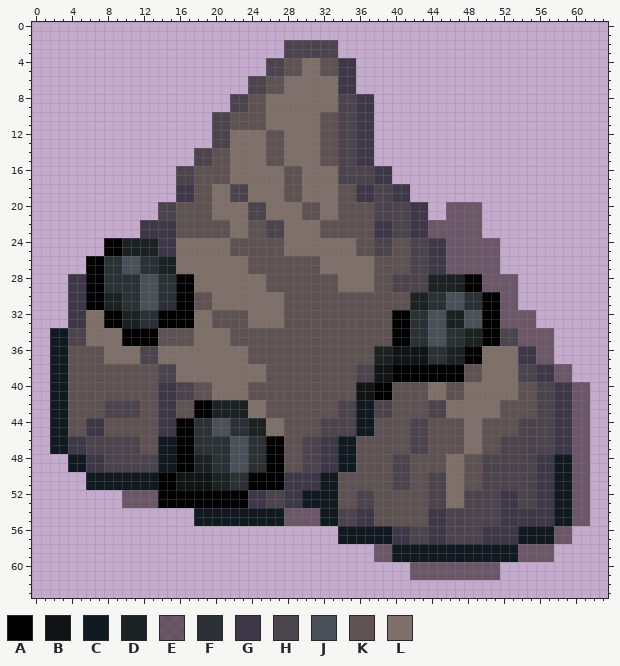
Two states of a pixel-art sprite, assets/items/coal_ore.png. Above, as it was before the edit.
The file is 64x64 pixels.
Palette (. is transparent): A #000000  B #101414  C #101820  D #1c2222  E #2f202599  F #2a3034  G #3d3748  H #4b444c  J #4a5057  K #5e5252  L #7e7068
Pixels before (only the part around the change), first column x 0:
 0 ................................................................
 1 ................................................................
 2 ............................HHHHHH..............................
 3 ............................HHHHHH..............................
 4 ..........................HHKKLLKKGG............................
 5 ..........................HHKKLLKKGG............................
 6 ........................HHKKLLLLLLGG............................
 7 ........................HHKKLLLLLLGG............................
 8 ......................HHKKLLLLLLLLHHGG..........................
 9 ......................HHKKLLLLLLLLHHGG..........................
10 ....................HHKKKKLLLLLLKKHHGG..........................
11 ....................HHKKKKLLLLLLKKHHGG..........................
12 ....................HHLLLLKKLLLLKKHHGG..........................
13 ....................HHLLLLKKLLLLKKHHGG..........................
14 ..................HHKKLLLLKKLLLLKKHHGG..........................
15 ..................HHKKLLLLKKLLLLKKHHGG..........................
16 ................HHKKKKLLLLLLKKLLLLHHHHGG........................
17 ................HHKKKKLLLLLLKKLLLLHHHHGG........................
18 ................GGKKLLHHLLLLKKLLLLKKGGHHGG......................
19 ................GGKKLLHHLLLLKKLLLLKKGGHHGG......................
20 ..............HHKKKKLLLLHHLLLLKKLLKKKKHHHHGG..EEEE..............
21 ..............HHKKKKLLLLHHLLLLKKLLKKKKHHHHGG..EEEE..............
22 ............GGGGKKKKKKLLKKHHLLLLKKKKKKGGHHGGEEEEEE..............
23 ............GGGGKKKKKKLLKKHHLLLLKKKKKKGGHHGGEEEEEE..............
24 ........AADDDDGGLLLLLLKKKKKKLLLLLLLLKKHHKKHHGGEEEEEE............
25 ........AADDDDGGLLLLLLKKKKKKLLLLLLLLKKHHKKHHGGEEEEEE............
26 ......AAFFJJFFDDLLLLLLLLKKKKKKKKLLLLLLKKKKHHGGEEEEEE............
27 ......AAFFJJFFDDLLLLLLLLKKKKKKKKLLLLLLKKKKHHGGEEEEEE............
28 ....GGAAFFFFJJFFAALLLLLLLLKKKKKKKKLLLLKKHHHHDDDDAAEEEE..........
29 ....GGAAFFFFJJFFAALLLLLLLLKKKKKKKKLLLLKKHHHHDDDDAAEEEE..........
30 ....GGAADDFFJJFFAAKKLLLLLLLLKKKKKKKKKKKKKKDDFFJJFFAAEE..........
31 ....GGAADDFFJJFFAAKKLLLLLLLLKKKKKKKKKKKKKKDDFFJJFFAAEE..........
32 ....GGLLAADDFFAAAALLKKKKLLLLKKKKKKKKKKKKAAFFJJDDJJAAEEEE........
33 ....GGLLAADDFFAAAALLKKKKLLLLKKKKKKKKKKKKAAFFJJDDJJAAEEEE........
34 ..CCHHLLLLAAAAKKKKLLLLKKKKKKKKKKKKKKKKKKAAFFJJFFDDAAHHEEEE......
35 ..CCHHLLLLAAAAKKKKLLLLKKKKKKKKKKKKKKKKKKAAFFJJFFDDAAHHEEEE......
36 ..CCKKKKLLLLHHLLLLLLLLLLKKKKKKKKKKKKKKDDBBBBFFDDAALLLLGGEE......
37 ..CCKKKKLLLLHHLLLLLLLLLLKKKKKKKKKKKKKKDDBBBBFFDDAALLLLGGEE......
38 ..CCKKKKKKKKKKHHLLLLLLLLLLKKKKKKKKKKHHBBAAAAAAAAKKLLLLHHGGEE....
39 ..CCKKKKKKKKKKHHLLLLLLLLLLKKKKKKKKKKHHBBAAAAAAAAKKLLLLHHGGEE....
40 ..CCKKKKKKKKKKGGHHKKLLLLKKKKKKKKKKKKBBAAKKKKLLKKLLLLLLKKHHGGEE..
41 ..CCKKKKKKKKKKGGHHKKLLLLKKKKKKKKKKKKBBAAKKKKLLKKLLLLLLKKHHGGEE..
42 ..CCKKKKHHHHKKGGKKAADDDDLLKKKKKKKKHHCCHHKKKKHHLLLLLLKKKKHHGGEE..
43 ..CCKKKKHHHHKKGGKKAADDDDLLKKKKKKKKHHCCHHKKKKHHLLLLLLKKKKHHGGEE..
44 ..CCKKGGKKKKKKGGAAFFJJFFDDLLKKKKHHHHCCKKKKHHKKKKLLKKKKHHHHGGEE..
45 ..CCKKGGKKKKKKGGAAFFJJFFDDLLKKKKHHHHCCKKKKHHKKKKLLKKKKHHHHGGEE..
46 ..CCGGHHHHHHKKCCAAFFFFJJFFAAKKHHGGCCKKKKKKHHKKKKLLKKHHHHHHGGEE..
47 ..CCGGHHHHHHKKCCAAFFFFJJFFAAKKHHGGCCKKKKKKHHKKKKLLKKHHHHHHGGEE..
48 ....CCGGHHHHHHCCAADDFFJJFFAAKKHHGGCCKKKKHHKKKKLLKKHHHHHHGGCCEE..
49 ....CCGGHHHHHHCCAADDFFJJFFAAKKHHGGCCKKKKHHKKKKLLKKHHHHHHGGCCEE..
50 ......CCCCCCCCAABBBBDDFFAAAAGGGGCCKKKKKKHHKKHHLLKKHHHHHHGGCCEE..
51 ......CCCCCCCCAABBBBDDFFAAAAGGGGCCKKKKKKHHKKHHLLKKHHHHHHGGCCEE..
52 ..........EEEEAAAAAAAAAAGGHHGGCCCCKKHHKKKKKKHHLLHHHHGGHHGGCCEE..
53 ..........EEEEAAAAAAAAAAGGHHGGCCCCKKHHKKKKKKHHLLHHHHGGHHGGCCEE..
54 ..................CCCCCCCCCCEEEECCHHGGKKKKKKGGHHHHHHGGGGGGCCEE..
55 ..................CCCCCCCCCCEEEECCHHGGKKKKKKGGHHHHHHGGGGGGCCEE..
56 ..................................CCCCCCGGHHGGHHHHGGGGCCCCEE....
57 ..................................CCCCCCGGHHGGHHHHGGGGCCCCEE....
58 ......................................EECCCCCCCCCCCCCCEEEE......
59 ......................................EECCCCCCCCCCCCCCEEEE......
60 ..........................................EEEEEEEEEE............
61 ..........................................EEEEEEEEEE............
62 ................................................................
63 ................................................................
Once edited:
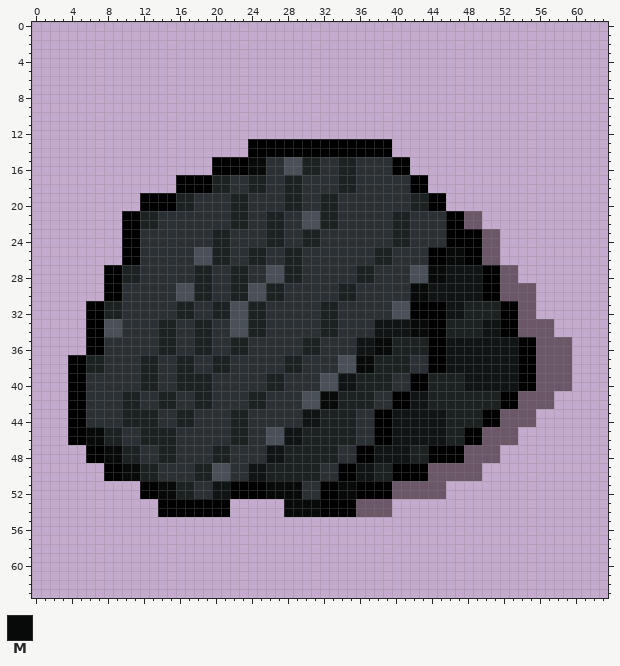
Colours new in this view: M #080a0a
Difference:
Changed rows in their new state; - is an unchanged pixel.
first column x 2:
 2 --------------------------......----------------------------
 3 --------------------------......----------------------------
 4 ------------------------..........--------------------------
 5 ------------------------..........--------------------------
 6 ----------------------............--------------------------
 7 ----------------------............--------------------------
 8 --------------------................------------------------
 9 --------------------................------------------------
10 ------------------..................------------------------
11 ------------------..................------------------------
12 ------------------..................------------------------
13 ------------------....AAAAAAAAAAAAAAAA----------------------
14 ----------------......AAAAAAAAAAAAAAAA----------------------
15 ----------------..AAAAMMFFJJDDFFDDFFFFAA--------------------
16 --------------....AAAAMMFFJJDDFFDDFFFFAA--------------------
17 --------------AAAADDFFDDFFDDFFFFDDFFFFFFAA------------------
18 --------------AAAADDFFDDFFDDFFFFDDFFFFFFAA------------------
19 ----------AAAADDFFFFDDFFFFDDFFDDFFFFFFFFDDAA----------------
20 ----------AAAADDFFFFDDFFFFDDFFDDFFFFFFFFDDAA....------------
21 --------AADDFFFFFFFFDDFFDDFFJJDDFFFFFFDDFFFFAA--------------
22 --------AADDFFFFFFFFDDFFDDFFJJDDFFFFFFDDFFFFAA--------------
23 --------AAFFFFFFFFDDFFFFDDFFDDFFFFFFFFDDFFFFAAAAEE----------
24 ------..AAFFFFFFFFDDFFFFDDFFDDFFFFFFFFDDFFFFAAAA------------
25 ------..AAFFFFFFJJDDFFDDFFDDFFFFFFFFDDFFFFAAMMAA------------
26 ----....AA--FFFFJJDDFFDDFFDDFFFFFFFFDDFFFFAAMMAA------------
27 ----..AADD--FFFFDDFFDDFFJJDDFFFFFFDDFFFFJJMMBBBBAAEE--------
28 --....AADDFF--FFDDFFDDFFJJDDFFFFFFDDFFFFJJMMBBBBAA----------
29 --....AA--FF--JJDDFFDDJJDDFFFFFFDDFFFFFFMMBBBBBBAA--EE------
30 --....AA--FF--JJDDFFDDJJDDFFFFFFDDFFFFFFMMBBBBBB----EE------
31 --..------FF--DDFFDDJJDDFFFFFFDDFFFFFFJJAAAABBDDDDAAEE------
32 --..AADDFF--FFDDFFDDJJDDFFFFFFDDFFFFFFJJAAAABBDDDDAA--------
33 --..AAJJFF--DDFFDDFFJJDDFFFFFFDDFFFFBBBBMMAA--DDBBAA--EE----
34 ....AAJJFFFFDDFFDDFFJJDDFFFFFFDDFFFFBBBBMMAADD--BBAA--------
35 ....AAFFFFFFDDFFDDFFDDFFFFFFDDFFFFBBMMDDDDAABBBBBBBBAA--EE--
36 ....AAFFFFFFDDFFDDFFDDFFFFFFDDFFFFBBMMDDDDAABBBBBBBBAA--EE--
37 ..AADDFFFFDDFFDDFFDDFFFFFFDDFFFFJJMM--DDFFAABBBBBBBBAA--EE--
38 ..AADDFFFFDDFFDDFFDDFFFFFFDDFFFFJJMMDDDDFF--BBBBBBBBAAEE----
39 ..AAFFFFFFDDFFDDDDFFFFFFDDFFFFJJBBDDDDFF--DDDDBBBBBBAAEE----
40 ..AAFFFFFFDDFFDDDDFFFFFFDDFFFFJJBBDDDDFFAADDDDBBBBBBAAEEEE..
41 ..AAFFFFDDFFDDFFDDFFFFDDFFFFJJMMDDDDFFAABBDDDDDDDDAAEEEE....
42 ..AAFFFFDDFFDDFFDDFFFFDDFFFFJJMMDDDDFFAABBDDDDDDDDAAEEEE....
43 ..AAFFFFDDDDFFDDFFFF--FFFFFFBBDDDDFFAABBBBBBDDDDAAEEEE......
44 ..AAFFFFDDDDFFDD--FFDDFFFFFFBBDDDDFFAABBBBBBDDDDAAEEEE......
45 ..AAMMDDFFDDDDFF--FFDDFFJJBBDDDDDDFFAABBBBBBDDAAEEEE........
46 ..AAMMDDFFDDDDFF----DD--JJBBDDDDDDFFAABBBBBBDDAAEEEE........
47 ....AAMMDDFFDDFF--DDFF--BBDDDDDDFFAABBBBDDAAAAEEEE..........
48 --..AAMMDDFFDDFFFFDDFF--BBDDDDDDFFAABBBBDDAAAAEEEE..........
49 --....AAMMDDFFFF--JJFFBBDDDDDDFFAABBDDAAAAEEEEEE............
50 ----..AAMMDDFFFFDDJJ--BBDDDDDDFFAABBDDAAAAEEEEEE............
51 ----......AAMMDDFFBBAA--MMMMFFAAMMAAAAEEEEEE................
52 --------..AAMMDDFFBB--AAMMMMFFAAMMAAAAEEEEEE................
53 --------....--------......MMMMAAAAEEEE......................
54 ------------AAAAAAAA......MMMMAAAAEEEE......................
55 ----------------............................................
56 --------------------------------..........................--
57 --------------------------------..........................--
58 ------------------------------------....................----
59 ------------------------------------....................----
60 ----------------------------------------..........----------
61 ----------------------------------------..........----------
